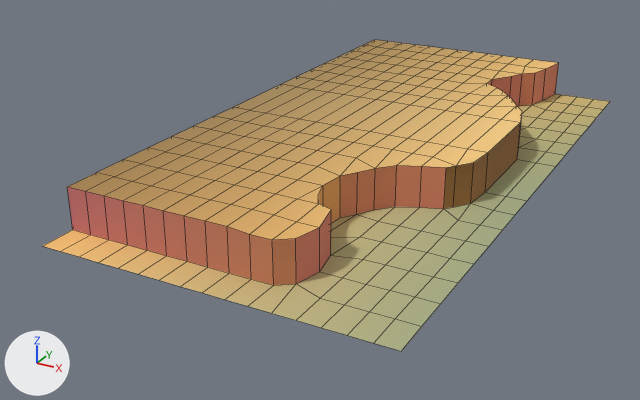
Before and after pictures for a commit that changed the FBX model Vrij_II/Assets/06_Models/Grond.fbx.
One viewpoint serves both versions: a 50 mm camera at (162.8, -195.4, 68.7) aimed at (69.3, -25.5, -16.3). Every picture has the same lights, and +X, +Y and +Z are marked at lower left. Mesh edges are drawn as thin lines. Where no turn or scale is listed for an object, it has been applied to the vertices.
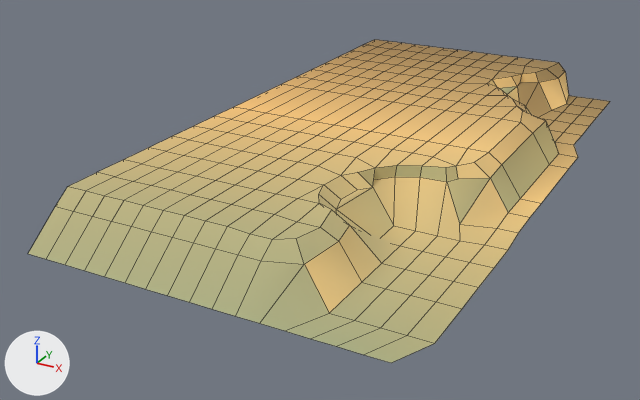
Edits to the bpy script that builds the scene:
```text
Change me_mesh:
    used by ob_plane001; location = (78.9, -11.3, 0.5)
    remove me_mesh.from_pydata(...)  # 355 vertices, 322 faces; spans x -38.1..38.1, y -74.5..74.5, z -9.4..0.0
    add me_mesh.from_pydata(...)  # 355 vertices, 322 faces; spans x -38.1..41.9, y -78.4..74.5, z -9.4..0.0
    me_mesh part 1: 101 of 355 vertices moved; they spanned x -38.1..38.1, y -74.5..74.5, z -9.4 and now span x -38.1..41.9, y -78.4..74.5, z -9.4..-2.3; mean shift (2.1, -1.3, 2.8); largest move (26.4, 24.2, -9.4) -> (31.8, 26.6, -2.3)
    me_mesh part 2: texture (UV) coordinates of 322 of 322 faces, centred in x -38.1..35.7, y -70.3..74.5, z -9.4..0.0, changed; they spanned u 0.41..0.69, v 0.91..0.98 and now span u 0.42..0.49, v 0.92..0.99
Change ob_plane001:
    ob_plane001.location: (78.9, -11.3, 0.5) -> (78.9, -11.2, 0.5)
```

Changed parts and their boxes (x1, y1, x2, y2) in the pictures (640 x 400 px; the box of a moved part takes in the faces that stretch with it):
'Plane001', reshaped, surface changed, moved (orange to beige)
    before: (43, 40, 610, 351)
    after: (28, 40, 610, 363)
part 1 of me_mesh, moved or reshaped
    before: (43, 63, 577, 351)
    after: (28, 63, 578, 363)
part 2 of me_mesh, surface changed (orange to beige)
    before: (67, 40, 610, 240)
    after: (69, 40, 610, 239)
